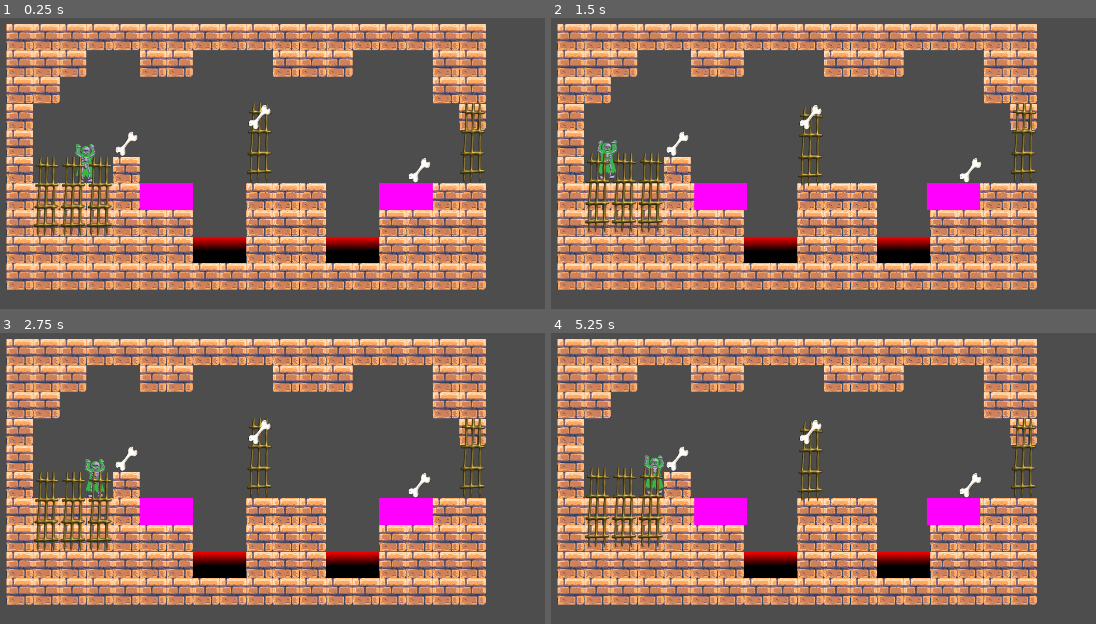
Above: before the commit, frames 1-4 (two rows, left to right).
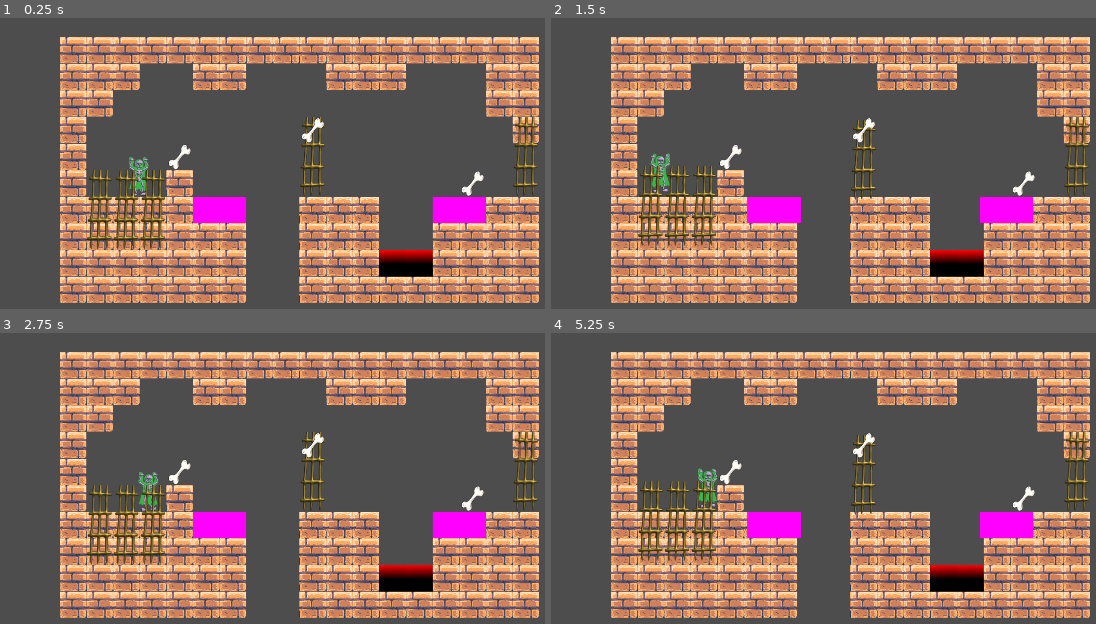
Above: after the commit, the same moments.

Repository: Drew-Wagner/Spectros
Game: Godot game, scene res://scenes/game.tscn
Same seed, same stepped clock (60 frames per second), same inputs: the game is played once before the commit and once after it.
Inputs:
- Up to frame 1 (0.25 s): no input
- Up to frame 2 (1.5 s): tap Space (toggle) at 0.6, 1.35 s
- Up to frame 3 (2.75 s): tap Space (toggle) at 2.1 s
- Up to frame 4 (5.25 s): tap Space (toggle) every 0.75 s from 2.85 to 5.1 s

The runs differ from the first frame. In frame 1, 63% of the frame differs, in the area x 1-99%, y 2-98%; in frame 2, 63%; in frame 3, 63%; in frame 4, 63%.

Commit message:
level transitions

Diff:
--- a/scenes/game.tscn
+++ b/scenes/game.tscn
@@ -1,7 +1,8 @@
-[gd_scene load_steps=8 format=3 uid="uid://4usjiwbxajd8"]
+[gd_scene load_steps=9 format=3 uid="uid://4usjiwbxajd8"]
 
 [ext_resource type="Script" path="res://scripts/game_manager.gd" id="1_rnd3o"]
 [ext_resource type="PackedScene" uid="uid://dd560qxrjfygt" path="res://scenes/levels/Level1.tscn" id="2_12uj8"]
+[ext_resource type="PackedScene" uid="uid://cv0l7e2lhe25l" path="res://scenes/levels/template.tscn" id="3_4xwov"]
 [ext_resource type="AudioStream" uid="uid://bofpqflybv72u" path="res://sounds/LEVIER_GJ_FOL_Lever_Off.wav" id="3_o2w25"]
 [ext_resource type="AudioStream" uid="uid://1tc4ak1mjpo1" path="res://sounds/LEVIER_GJ_FOL_Lever_On.wav" id="4_5x8y0"]
 [ext_resource type="AudioStream" uid="uid://nxnmjshhis2c" path="res://sounds/LEVIER_GJ_STATE_Win.wav" id="5_f3xnp"]
@@ -10,7 +11,7 @@
 
 [node name="game" type="Node2D"]
 script = ExtResource("1_rnd3o")
-levels = Array[PackedScene]([ExtResource("2_12uj8")])
+levels = Array[PackedScene]([ExtResource("2_12uj8"), ExtResource("3_4xwov")])
 toggle_sounds = Array[AudioStream]([ExtResource("3_o2w25"), ExtResource("4_5x8y0")])
 win_sound = ExtResource("5_f3xnp")
 lose_sound = ExtResource("6_006ic")
--- a/scenes/levels/Level1.tscn
+++ b/scenes/levels/Level1.tscn
@@ -7,70 +7,75 @@
 [ext_resource type="PackedScene" uid="uid://b7y8b7rwio6py" path="res://scenes/elements/trap.tscn" id="4_2m6o7"]
 [ext_resource type="PackedScene" path="res://scenes/elements/spikes.tscn" id="4_jkiea"]
 
+[sub_resource type="RectangleShape2D" id="RectangleShape2D_8svx4"]
+size = Vector2(1216, 832)
+
 [sub_resource type="RectangleShape2D" id="RectangleShape2D_6p5kv"]
 size = Vector2(64, 64)
 
 [node name="Level" type="Node2D"]
+position = Vector2(128, 32)
 script = ExtResource("1_405ab")
+
+[node name="LevelArea" type="Area2D" parent="."]
+
+[node name="CollisionShape2D" type="CollisionShape2D" parent="LevelArea"]
+position = Vector2(-128, 32)
+shape = SubResource("RectangleShape2D_8svx4")
+debug_color = Color(0, 0.117647, 0.145098, 0.419608)
 
 [node name="StaticEnvironment" type="TileMap" parent="."]
 tile_set = ExtResource("2_0jb80")
 format = 2
-layer_0/tile_data = PackedInt32Array(65534, 393216, 4, 65535, 393216, 4, 0, 393216, 4, 131070, 393216, 4, 196606, 393216, 4, 262142, 393216, 4, 262141, 393216, 4, 262140, 393216, 4, 65536, 393216, 4, 131072, 393216, 4, 196 …(1645 unchanged characters)…
+layer_0/tile_data = PackedInt32Array(65534, 393216, 4, 65535, 393216, 4, 0, 393216, 4, 131070, 393216, 4, 196606, 393216, 4, 262142, 393216, 4, 65536, 393216, 4, 131072, 393216, 4, 196 …(1645 unchanged characters)…
 
 [node name="DynamicEnvironment" type="Node" parent="."]
 
 [node name="Door" parent="DynamicEnvironment" instance=ExtResource("3_xb5xx")]
-position = Vector2(-608, 64)
+position = Vector2(-480, 96)
 on_position = Vector2(0, -64)
 
 [node name="Door2" parent="DynamicEnvironment" instance=ExtResource("3_xb5xx")]
-position = Vector2(-544, 64)
+position = Vector2(-416, 96)
 on_position = Vector2(0, -64)
 
 [node name="Door3" parent="DynamicEnvironment" instance=ExtResource("3_xb5xx")]
-position = Vector2(-480, 64)
+position = Vector2(-352, 96)
 on_position = Vector2(0, -64)
 
 [node name="Door4" parent="DynamicEnvironment" instance=ExtResource("3_xb5xx")]
-position = Vector2(-96, -64)
+position = Vector2(32, -32)
 on_position = Vector2(0, 128)
 
 [node name="ExitDoor" parent="DynamicEnvironment" instance=ExtResource("3_xb5xx")]
-position = Vector2(416, -64)
+position = Vector2(544, -32)
 is_player_toggleable = false
 
 [node name="Trap" parent="DynamicEnvironment" instance=ExtResource("4_2m6o7")]
-position = Vector2(-320, 32)
+position = Vector2(-192, 64)
 
 [node name="Trap2" parent="DynamicEnvironment" instance=ExtResource("4_2m6o7")]
-position = Vector2(256, 32)
+position = Vector2(384, 64)
 on_position = Vector2(-128, 0)
 
 [node name="Spikes" type="Node" parent="."]
 
-[node name="Spikes1" parent="Spikes" instance=ExtResource("4_jkiea")]
-position = Vector2(-224, 160)
-
-[node name="Spikes2" parent="Spikes" instance=ExtResource("4_jkiea")]
-position = Vector2(-160, 160)
-
 [node name="Spikes3" parent="Spikes" instance=ExtResource("4_jkiea")]
-position = Vector2(96, 160)
+position = Vector2(224, 192)
 
 [node name="Spikes4" parent="Spikes" instance=ExtResource("4_jkiea")]
-position = Vector2(160, 160)
+position = Vector2(288, 192)
 
 [node name="Bones" type="Node" parent="."]
 
 [node name="Bone" parent="Bones" instance=ExtResource("3_pkat1")]
-position = Vector2(-96, -160)
+position = Vector2(32, -128)
 
 [node name="Bone2" parent="Bones" instance=ExtResource("3_pkat1")]
-position = Vector2(288, -32)
+position = Vector2(416, 0)
 
 [node name="Bone3" parent="Bones" instance=ExtResource("3_pkat1")]
-position = Vector2(-416, -96)
+position = Vector2(-288, -64)
 
 [node name="SpawnPoint" type="Marker2D" parent="."]
 unique_name_in_owner = true
@@ -84,4 +89,5 @@
 debug_color = Color(0.717647, 0.254902, 1, 0.419608)
 
 [connection signal="all_bones_collected" from="." to="DynamicEnvironment/ExitDoor" method="toggle"]
+[connection signal="body_exited" from="LevelArea" to="." method="_on_level_area_body_exited"]
 [connection signal="body_entered" from="FinishArea" to="." method="_on_finish_area_body_entered"]
--- a/scenes/levels/template.tscn
+++ b/scenes/levels/template.tscn
@@ -1,14 +1,24 @@
-[gd_scene load_steps=5 format=3 uid="uid://cv0l7e2lhe25l"]
+[gd_scene load_steps=6 format=3 uid="uid://cv0l7e2lhe25l"]
 
 [ext_resource type="Script" path="res://scripts/base_level.gd" id="1_ng8v4"]
 [ext_resource type="TileSet" uid="uid://8jd3eqwvtp76" path="res://tilesets/tileset.tres" id="1_u4pm0"]
 [ext_resource type="PackedScene" uid="uid://hnygefrtotfx" path="res://scenes/elements/bone.tscn" id="4_l4dle"]
+
+[sub_resource type="RectangleShape2D" id="RectangleShape2D_emyvp"]
+size = Vector2(1072, 357)
 
 [sub_resource type="RectangleShape2D" id="RectangleShape2D_h148x"]
 size = Vector2(64, 64)
 
 [node name="Level" type="Node2D"]
 script = ExtResource("1_ng8v4")
+
+[node name="LevelArea" type="Area2D" parent="."]
+
+[node name="CollisionShape2D" type="CollisionShape2D" parent="LevelArea"]
+position = Vector2(8, -141.5)
+shape = SubResource("RectangleShape2D_emyvp")
+debug_color = Color(0, 0.117647, 0.145098, 0.419608)
 
 [node name="StaticEnvironment" type="TileMap" parent="."]
 position = Vector2(0, -1)
@@ -40,4 +50,5 @@
 shape = SubResource("RectangleShape2D_h148x")
 debug_color = Color(0.717647, 0.254902, 1, 0.419608)
 
+[connection signal="body_exited" from="LevelArea" to="." method="_on_level_area_body_exited"]
 [connection signal="body_entered" from="FinishArea" to="." method="_on_finish_area_body_entered"]
--- a/scripts/base_level.gd
+++ b/scripts/base_level.gd
@@ -36,3 +36,8 @@
 		return
 
 	completed.emit()
+
+
+func _on_level_area_body_exited(body):
+	if body is MainCharacter and not self.is_queued_for_deletion():
+		body.kill()
--- a/scripts/game_manager.gd
+++ b/scripts/game_manager.gd
@@ -15,7 +15,7 @@
 var toggle_sound_index = 0
 
 @onready var audioStreamPlayer: AudioStreamPlayer2D = $AudioStreamPlayer2D
-@onready var mainCharacter: MainCharacter = $MainCharacter
+@onready var main_character: MainCharacter = $MainCharacter
 
 var spawn_location: Vector2
 
@@ -79,7 +79,8 @@
 
 func respawn():
 	# Spawn in character
-	mainCharacter.set_deferred("global_position", level.spawn_point)
+	main_character.set_deferred("global_position", level.spawn_point)
+	main_character.velocity = Vector2.ZERO
 
 func pause():
 	propagate_call("set_physics_process", [false])
Not shown: 1 places in scenes/levels/Level1.tscn that only renumber resources
